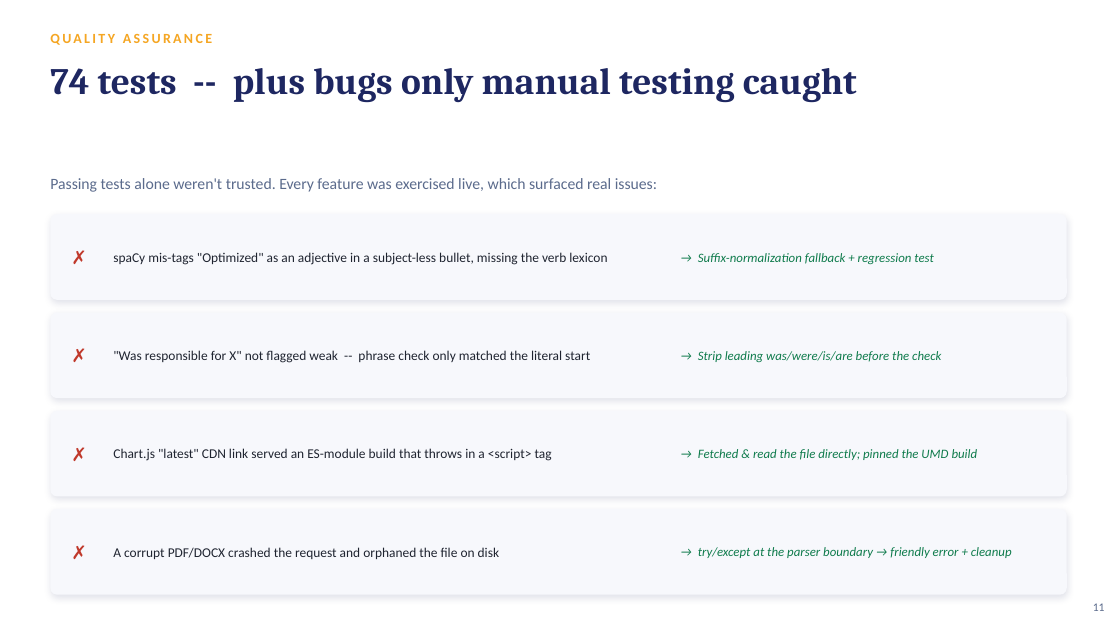
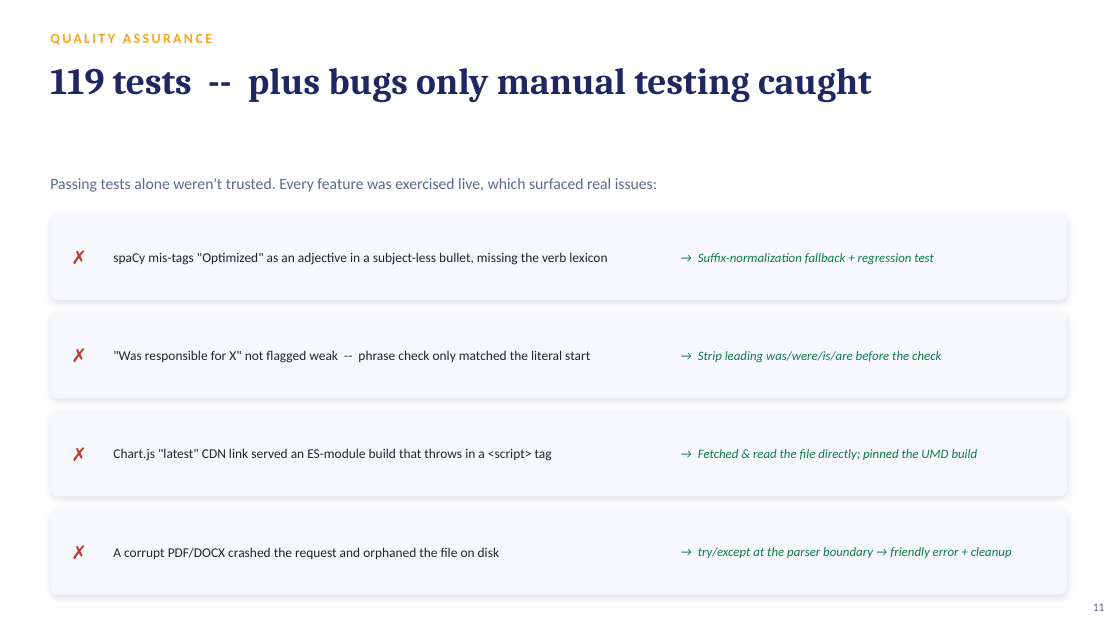
Before and after one commit to AdityaParthasarathy/resumeiq, a slide deck: slide 11 of docs/ResumeIQ_Presentation.pptx. Drawn at 1120x630 pixels with LibreOffice and Linux fonts; fonts in the diff are those of the drawing. Boxes give left, top, right and bottom in pixels: in the first picture for what was removed or moved away, otherwise in the second. Text is boxed around its words. In the diff, an @@ line names an element or a change of style, - is before the commit and + after.

```diff
--- a/docs/ResumeIQ_Presentation.pptx
+++ b/docs/ResumeIQ_Presentation.pptx
@@ text at box(50, 68, 872, 102): text changed @@
-74 tests -- plus bugs only manual testing caught
+119 tests -- plus bugs only manual testing caught
```
Also in this commit, not shown: 4 other slides changed, 4 slides added, 2 other files.
